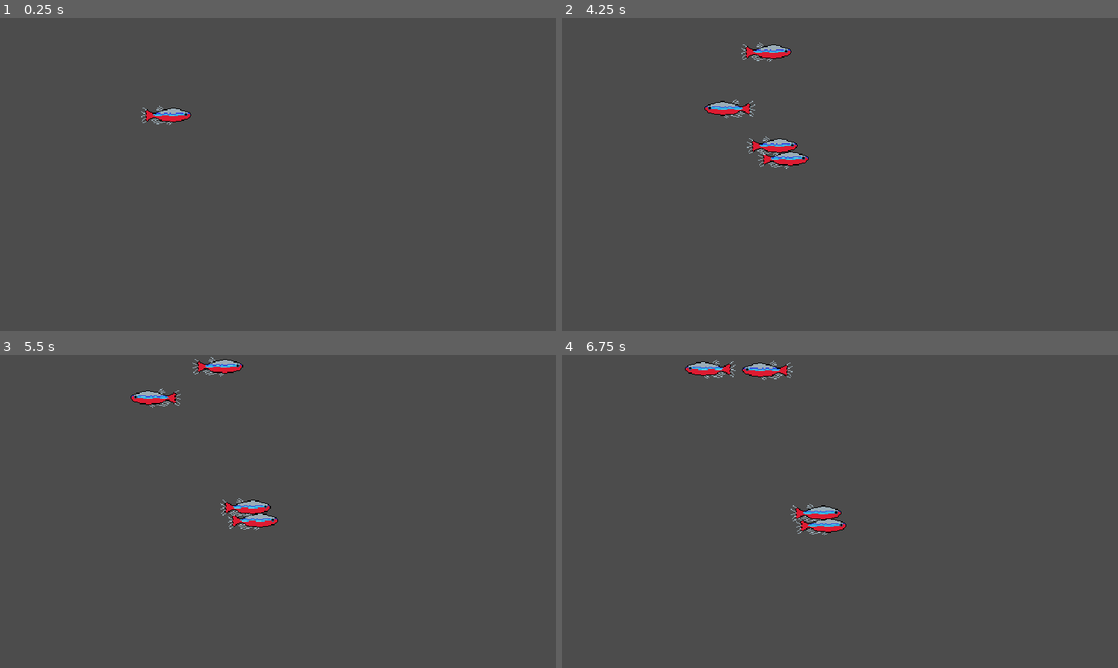
Above: before the commit, frames 1-4 (two rows, left to right).
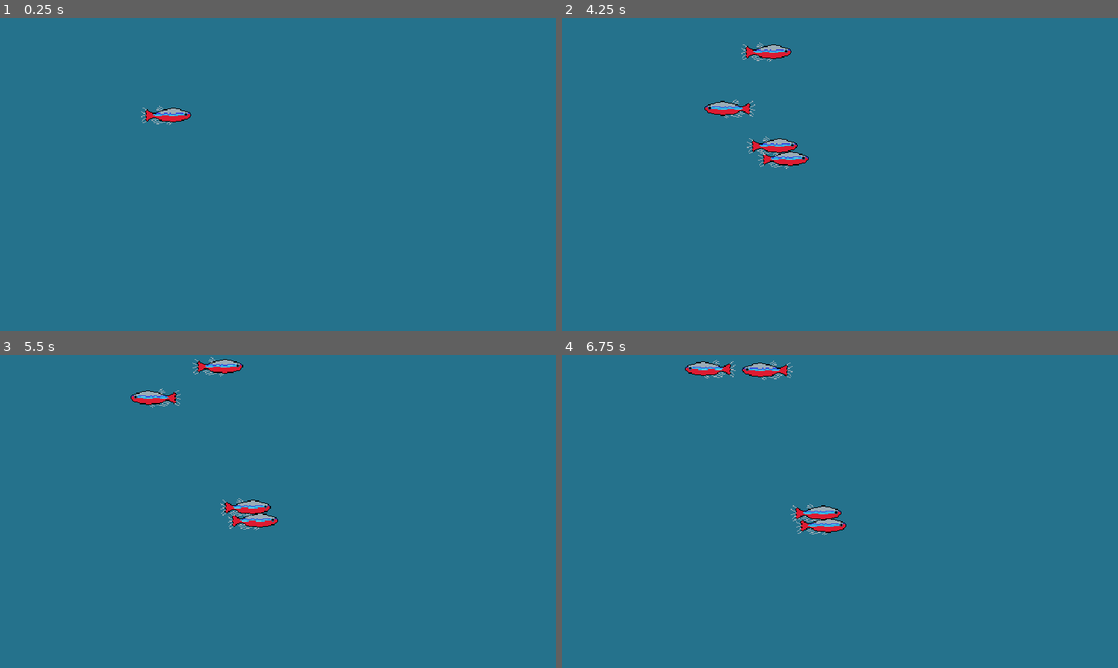
Above: after the commit, the same moments.

Repository: MrSquigy/Tank
Game: Godot game, scene res://scenes/Tank.tscn
Same seed, same stepped clock (60 frames per second), same inputs: the game is played once before the commit and once after it.
Inputs:
- Up to frame 1 (0.25 s): no input
- Up to frame 2 (4.25 s): tap Enter at 0.5, 2 s; tap Space at 1.25 s
- Up to frame 3 (5.5 s): no input
- Up to frame 4 (6.75 s): no input

The runs differ from the first frame. In frame 1, 100% of the frame differs, in the area x 0-100%, y 0-100%; in frame 2, 99%; in frame 3, 99%; in frame 4, 99%.

Commit message:
Add background colour to tank

Diff:
--- a/project.godot
+++ b/project.godot
@@ -59,4 +59,5 @@
 
 [rendering]
 
+environment/default_clear_color=Color( 0.14902, 0.45098, 0.552941, 1 )
 environment/default_environment="res://default_env.tres"
